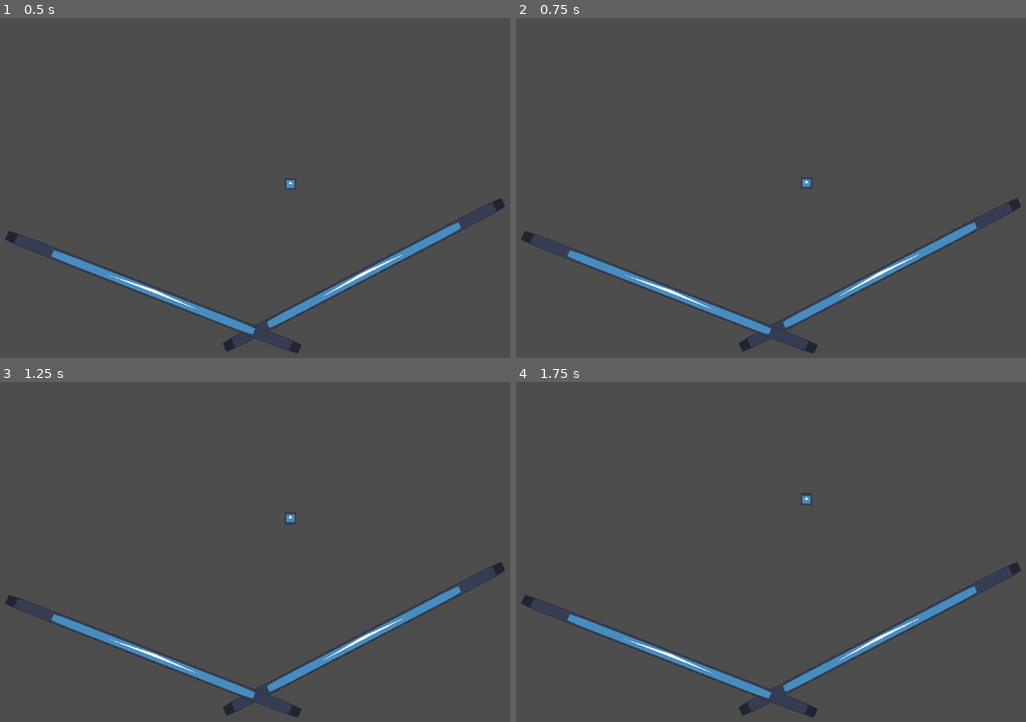
Above: before the commit, frames 1-4 (two rows, left to right).
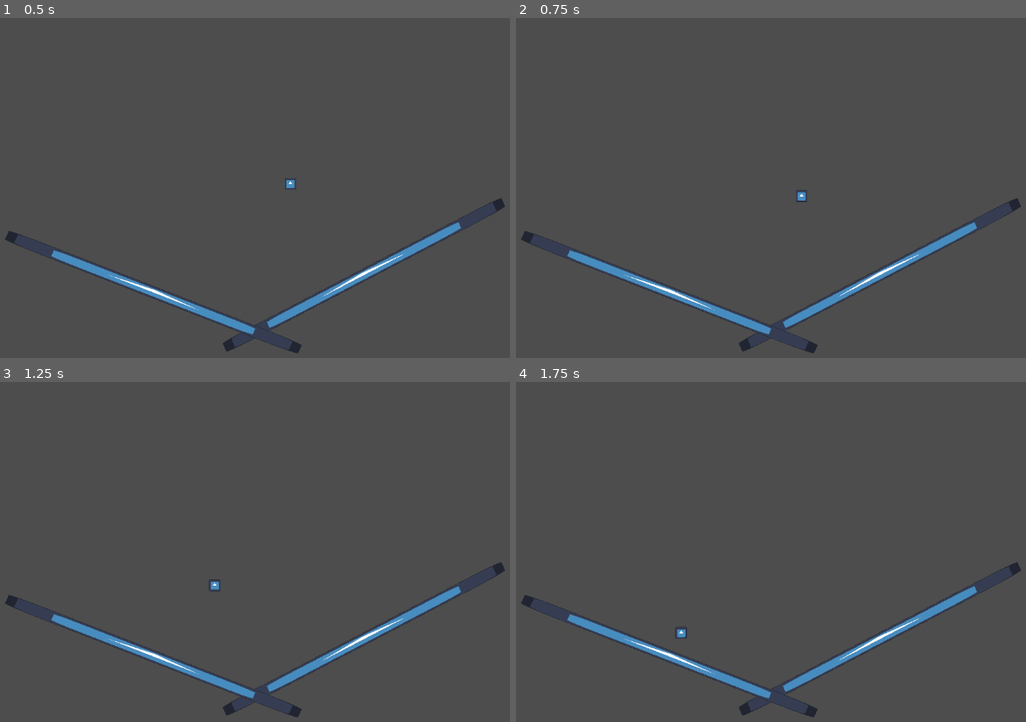
Above: after the commit, the same moments.

Repository: HjalteTagmose/Winball
Game: Godot game, scene res://scenes/TestScene.tscn
Two runs of this game, one before a commit and one after it. Both use one fixed random seed, a clock stepped at 60 frames per second and the inputs below. The engine's default icon, where the game draws it, is replaced by a stand-in: a white triangle on a blue panel in a dark square.
Inputs (mouse positions are in pixels of both pictures, inside the frame that each line leads up to):
- Up to frame 1 (0.5 s): no input
- Up to frame 2 (0.75 s): tap Enter (ui_accept) at 0.5 s; move the mouse to (908, 177) at 0.52 s; tap Space (launch) at 0.6 s
- Up to frame 3 (1.25 s): tap Enter (ui_accept) at 0.77 s
- Up to frame 4 (1.75 s): move the mouse to (643, 575) at 1.27 s; tap S (aim_down) at 1.35 s; tap Enter (ui_accept) at 1.52 s; tap Space (launch) at 1.55 s

Frame 1 is identical in both runs. In frame 2, less than 0.1% of the frame differs, in the area x 54-58%, y 46-55%; in frame 3, 0.1%, in the area x 40-58%, y 38-62%; in frame 4, 0.1%.

Commit message:
Basic player movement

Diff:
--- a/project.godot
+++ b/project.godot
@@ -20,6 +20,7 @@
 launch={
 "deadzone": 0.2,
 "events": [Object(InputEventKey,"resource_local_to_scene":false,"resource_name":"","device":0,"window_id":0,"alt_presse …(189 unchanged characters)…
+, Object(InputEventMouseButton,"resource_local_to_scene":false,"resource_name":"","device":-1,"window_id":0,"alt_pressed":false,"shift_pressed":false,"ctrl_pressed":false,"meta_pressed":false,"button_mask":1,"position":Vector2(81, 20),"global_position":Vector2(90, 68),"factor":1.0,"button_index":1,"canceled":false,"pressed":true,"double_click":false,"script":null)
 ]
 }
 aim_left={
--- a/scripts/player.gd
+++ b/scripts/player.gd
@@ -1,5 +1,8 @@
 extends RigidBody2D
-@export var launchPower : float = 100
+@export var minLaunchPower : float = 100
+@export var maxLaunchPower : float = 1000
+@export var launchChargeDuration : float = 1
+
 @export var killVelocityBeforeLaunch : bool = true
 
 # Called when the node enters the scene tree for the first time.
@@ -11,14 +14,39 @@
 	return Input.get_vector("aim_left", "aim_right", "aim_up", "aim_down").normalized()
 
 
+var _launchClickTime : float
+
+func handleLaunch() -> void:
+
+	var timeNow = Time.get_unix_time_from_system()
+
+	if(Input.is_action_just_pressed("launch")):
+		_launchClickTime = timeNow
+
+	var difference = timeNow - _launchClickTime
+	var percent = clamp(difference / launchChargeDuration, 0, 1)
+	var currentPower = lerp(minLaunchPower, maxLaunchPower, percent)
+
+
+	if(Input.is_action_just_released("launch")):
+
+		print("============== LAUNCHING ==============")
+		print("difference ", difference)
+		print("percent ", percent)
+		print("currentPower ", currentPower)
+		print("=======================================")
+		#PARTICLE
+		var mouse_pos = get_viewport().get_mouse_position()
+		var direction = (global_position - get_global_mouse_position())
+
+		direction = direction.normalized();
+		if(killVelocityBeforeLaunch):
+			linear_velocity = Vector2.ZERO
+		var impulse = direction * currentPower
+		apply_central_impulse(impulse)
+
+
 # Called every frame. 'delta' is the elapsed time since the previous frame.
 func _process(delta: float) -> void:
-
-	if(Input.is_action_just_pressed("launch")):
-		var direction = _getInputDirection()
-		if(direction.length() < 1):
-			direction = Vector2.UP
-		if(killVelocityBeforeLaunch):
-			linear_velocity = Vector2.ZERO
-		apply_impulse(direction * launchPower)
+	handleLaunch()
 	pass
